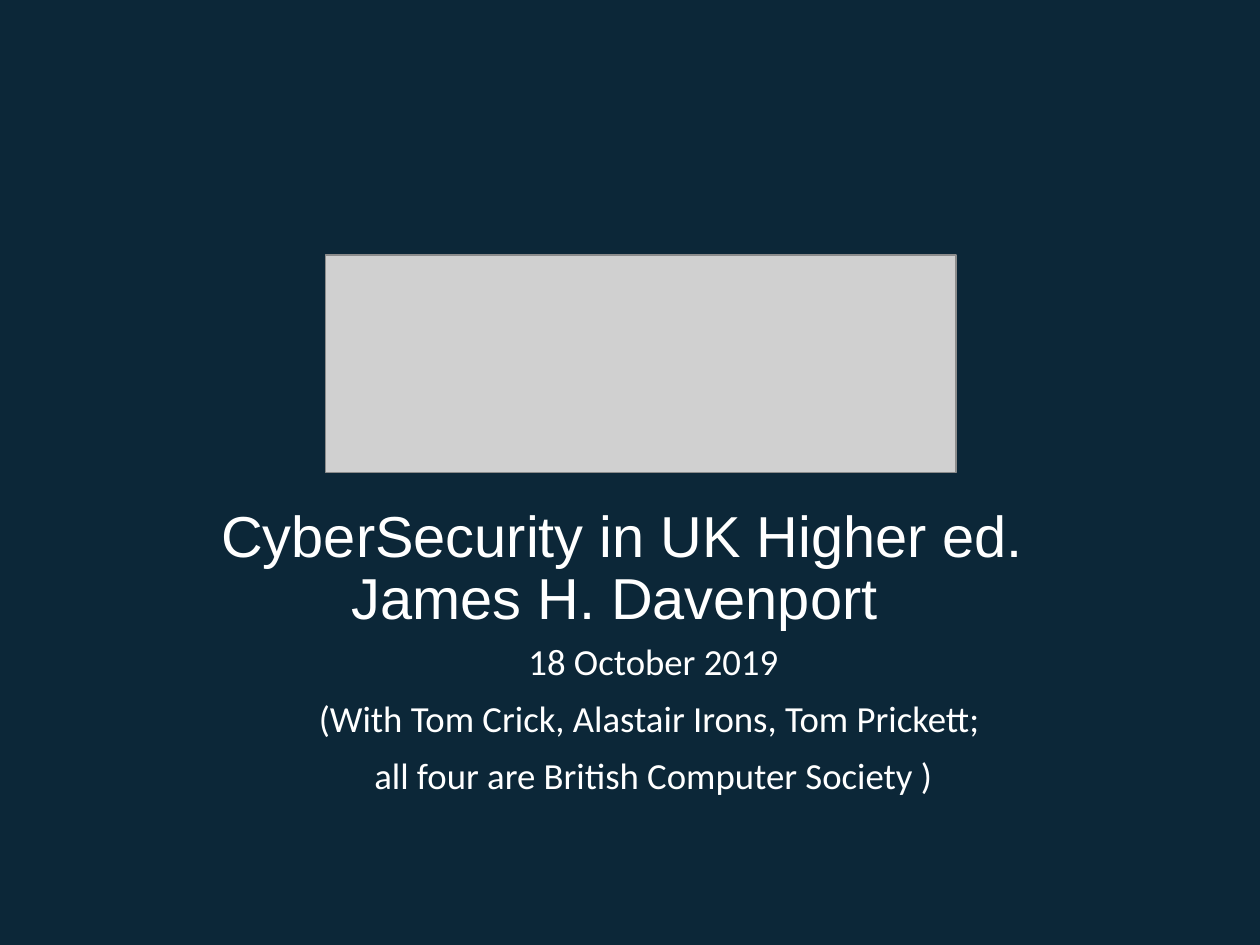
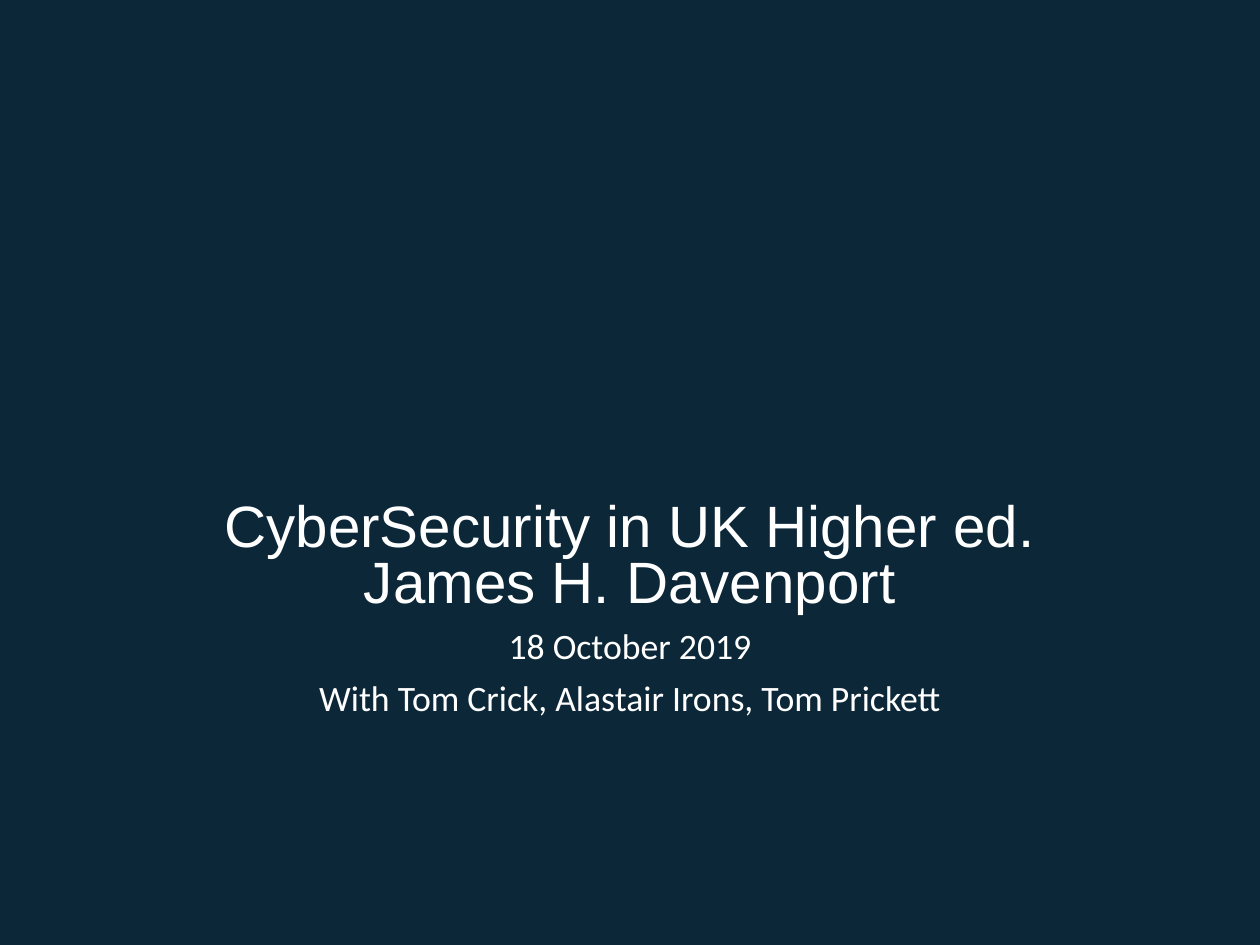
Before and after one commit to tomcrick/FIE2019, a slide deck: slide 1 of TalkatFI2019.pptx. Drawn at 1260x945 pixels with LibreOffice and Linux fonts; fonts in the diff are those of the drawing; grey boxes stand for pictures; background and template pictures are left out. Boxes give left, top, right and bottom in pixels: in the first picture for what was removed or moved away, otherwise in the second. Text is boxed around its words. In the diff, an @@ line names an element or a change of style, - is before the commit and + after.

```diff
--- a/TalkatFI2019.pptx
+++ b/TalkatFI2019.pptx
@@ picture removed at bbox=[326, 255, 956, 472] @@
@@ subtitle "CyberSecurity in UK Higher ed. ...": place and size @@
-subtitle "CyberSecurity in UK Higher ed. ..." at bbox=[221, 515, 1023, 630]
+subtitle "CyberSecurity in UK Higher ed. ..." at bbox=[224, 504, 1034, 716]
@@ subtitle at bbox=[224, 504, 1034, 614]: size 33 to 33.3 pt in "CyberSecurity in UK Higher ed. James H. ..."; line spacing 0.9 to 0.8; more space between paragraphs @@
@@ subtitle at bbox=[319, 634, 940, 716]: paragraphs added @@
+18 October 2019
+With Tom Crick, Alastair Irons, Tom Prickett
@@ text removed at bbox=[319, 649, 979, 795] @@
-18 October 2019
-(With Tom Crick, Alastair Irons, Tom Prickett;
-all four are British Computer Society )
```
Also in this commit, not shown: 10 other slides changed.
